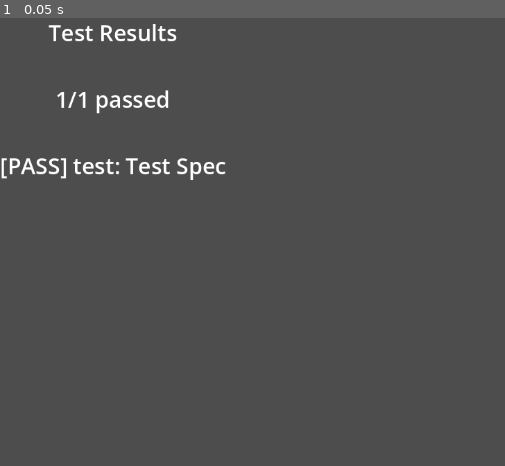
Above: before the commit, frame 1.
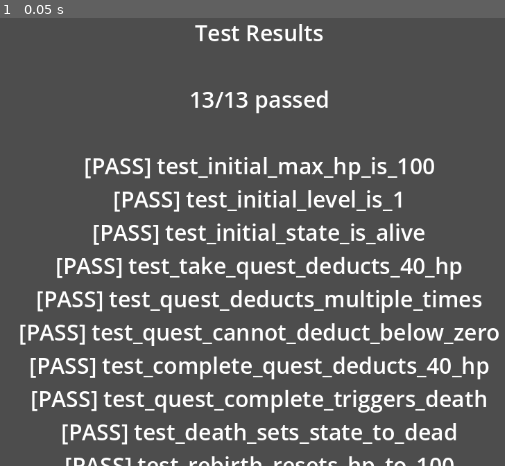
Above: after the commit, the same moment.

Repository: rajahafify/life-well-spent
Game: Godot game, scene res://tests/test_runner.tscn
The game is run twice, just before and just after one commit, with the same random seed, the same clock (stepped at 60 frames per second) and the same inputs. The project has no main scene, so this scene is started directly.
Inputs:
- Up to frame 1 (0.05 s): no input

The runs differ from the first frame. In frame 1, 14% of the frame differs, in the area x 0-99%, y 1-100%.

Commit message:
feat: implement PlayerStats model with full spec suite
- PlayerStats model: HP, level, state, quests, rebirth cycle
- 13 passing specs covering initialization, quest deduction, death, rebirth
- TestRunner: discovers and executes test_*.gd specs via callv()
- Spec helper: check()/check_eq() that warn on failure instead of crashing
- Runner extracts failures via get_failures() for reporting
- Update test runner controller with proper dictionary access

Diff:
--- a/scripts/controllers/test_runner_controller.gd
+++ b/scripts/controllers/test_runner_controller.gd
@@ -1,12 +1,11 @@
 extends Node2D
 
 @onready var _results_label: Label = $UI/ResultsLabel
-var _results: Dictionary = {}
 
 
 func _ready() -> void:
-	_results = TestRunner.run_with_output()
-	_results_label.text = _format_results(_results)
+	var results: Dictionary = TestRunner.run_with_output()
+	_results_label.text = _format_results(results)
 	_results_label.horizontal_alignment = HORIZONTAL_ALIGNMENT_CENTER
 	_results_label.vertical_alignment = VERTICAL_ALIGNMENT_CENTER
 	_results_label.add_theme_font_size_override("font_size", 32)
@@ -14,13 +13,16 @@
 
 func _format_results(results: Dictionary) -> String:
 	var text: String = "Test Results\n\n"
-	text += "%d/%d passed\n\n" % [results.passed, results.total]
+	text += "%d/%d passed\n\n" % [
+		results["passed"],
+		results["total"]
+	]
 
-	for result: Dictionary in results.results:
-		var status: String = "PASS" if result.passed else "FAIL"
-		text += "[%s] %s: %s\n" % [status, result.id, result.title]
-		for failure: String in result.failures:
-			text += "  - %s\n" % failure
+	for result: Dictionary in results["results"]:
+		var status: String = "PASS" if result["passed"] else "FAIL"
+		text += "[%s] %s\n" % [status, result["id"]]
+		for failure: Dictionary in result["failures"]:
+			text += "  ❌ %s\n" % failure["message"]
 
 	return text
 
--- a/scripts/managers/test_runner.gd
+++ b/scripts/managers/test_runner.gd
@@ -1,7 +1,13 @@
+## TestRunner — discovers and executes GDScript-based spec files.
+## Scans tests/specs/ for test_*.gd files, loads the class, runs all
+## test_* methods, and aggregates results.
 class_name TestRunner
+extends Object
 
 const SPEC_DIR: String = "res://tests/specs/"
 
+
+# ── Public API ────────────────────────────────────────────────────────
 
 static func run_all() -> Dictionary:
 	var results: Dictionary = {
@@ -11,80 +17,120 @@
 		"results": []
 	}
 
-	var specs: Array = _load_specs()
+	var spec_files: Array[String] = _discover_specs()
 
-	for spec_data: Dictionary in specs:
-		var result: Dictionary = {
-			"id": spec_data.get("id", ""),
-			"title": spec_data.get("title", ""),
-			"passed": true,
-			"failures": []
-		}
+	for file_path: String in spec_files:
+		var file_results: Array = _run_spec_file(file_path)
+		results["results"].append_array(file_results)
 
-		var criteria: Array = spec_data.get("acceptance_criteria", [])
-		for criterion: String in criteria:
-			var criterion_passed: bool = _evaluate_criterion(criterion)
-			if not criterion_passed:
-				result["passed"] = false
-				result["failures"].append(criterion)
-
-		if result["passed"]:
+	for r: Dictionary in results["results"]:
+		if r["passed"]:
 			results["passed"] += 1
 		else:
 			results["failed"] += 1
 
-		results["results"].append(result)
-
 	results["total"] = results["passed"] + results["failed"]
-
 	return results
 
 
 static func run_with_output() -> Dictionary:
 	var results: Dictionary = run_all()
 
-	for result: Dictionary in results["results"]:
-		var status_str: String = "PASS" if result["passed"] else "FAIL"
-		print("[Spec %s] %s: %s" % [status_str, result["id"], result["title"]])
-		for failure: String in result["failures"]:
-			print("  - %s" % failure)
+	for r: Dictionary in results["results"]:
+		var status: String = "PASS" if r["passed"] else "FAIL"
+		print("[%s] %s" % [status, r["id"]])
+		for failure: Dictionary in r["failures"]:
+			print("  %s" % failure["message"])
 
-	var summary: String = "Results: %d/%d passed" % [results["passed"], results["total"]]
-	print(summary)
-
+	print("\nResults: %d/%d passed" % [results["passed"], results["total"]])
 	return results
 
 
-static func _evaluate_criterion(criterion: String) -> bool:
-	match criterion:
-		"Assert true":
-			assert(true, "criterion failed")
-			return true
-		_:
-			push_warning("unknown criterion: %s" % criterion)
-			return false
+# ── Discovery ─────────────────────────────────────────────────────────
 
-
-static func _load_specs() -> Array:
-	var specs: Array = []
+static func _discover_specs() -> Array[String]:
+	var files: Array[String] = []
 	var dir: DirAccess = DirAccess.open(SPEC_DIR)
 
 	if not dir:
 		push_error("Failed to open spec directory: %s" % SPEC_DIR)
-		return specs
+		return files
 
 	dir.list_dir_begin()
 	var file_name: String = dir.get_next()
 
 	while file_name != "":
-		if file_name.ends_with(".json"):
-			var file_path: String = SPEC_DIR + file_name
-			var file_contents: String = FileAccess.get_file_as_string(file_path)
-			var json_result: Variant = JSON.parse_string(file_contents)
-			if json_result is Dictionary:
-				specs.append(json_result as Dictionary)
+		if file_name.begins_with("test_") and file_name.ends_with(".gd"):
+			files.append(SPEC_DIR + file_name)
 		file_name = dir.get_next()
 
 	dir.list_dir_end()
+	return files
 
-	return specs
+
+# ── Execution ─────────────────────────────────────────────────────────
+
+static func _run_spec_file(file_path: String) -> Array:
+	var results: Array = []
+
+	var script: GDScript = load(file_path)
+	var instance: Object = script.new()
+
+	# class_setup once
+	_try(instance, "class_setup")
+
+	# find test_* methods
+	var tests: Array = _find_test_methods(instance)
+
+	for test_name: String in tests:
+		var test_result: Dictionary = {
+			"passed": true,
+			"id": test_name,
+			"title": test_name,
+			"failures": []
+		}
+
+		# setup
+		_try(instance, "setup")
+
+		# test
+		_try(instance, test_name)
+
+		# Check for failures — specs track them via get_failures()
+		var failures: Array = []
+		if instance.has_method("get_failures"):
+			failures = instance.call("get_failures") as Array
+		if failures.size() > 0:
+			test_result["passed"] = false
+			for failure_msg: String in failures:
+				test_result["failures"].append({
+					"name": test_name,
+					"message": failure_msg
+				})
+
+		# teardown
+		_try(instance, "teardown")
+
+		results.append(test_result)
+
+	instance.free()
+	return results
+
+
+# ── Helpers ───────────────────────────────────────────────────────────
+
+static func _try(target: Object, method: String) -> void:
+	if target.has_method(method):
+		target.callv(method, [])
+
+
+static func _find_test_methods(instance: Object) -> Array:
+	var methods: Array = []
+	var method_list: Array = instance.get_method_list()
+
+	for mi: Dictionary in method_list:
+		var name: String = mi.get("name", "")
+		if name.begins_with("test_") and not name.begins_with("test__"):
+			methods.append(name)
+
+	return methods
--- /dev/null
+++ b/scripts/models/player_stats.gd
@@ -0,0 +1,40 @@
+## PlayerStats — pure business logic for player progression.
+## No Node references. No Godot APIs. Pure data + behavior.
+class_name PlayerStats
+extends Object
+
+# ── State ─────────────────────────────────────────────────────────────
+
+var max_hp: int = 100
+var level: int = 1
+var state: String = "alive"
+var unlocked_facilities: Array[String] = []
+
+# ── Quest ─────────────────────────────────────────────────────────────
+
+const QUEST_HP_COST: int = 40
+
+
+func take_quest() -> void:
+	if state == "dead":
+		return
+	max_hp = max(max_hp - QUEST_HP_COST, 0)
+	if max_hp <= 0:
+		state = "dead"
+
+
+func complete_quest() -> void:
+	if state == "dead":
+		return
+	max_hp = max(max_hp - QUEST_HP_COST, 0)
+	if max_hp <= 0:
+		state = "dead"
+
+
+# ── Rebirth ───────────────────────────────────────────────────────────
+
+func rebirth() -> void:
+	max_hp = 100
+	level = 1
+	state = "alive"
+	# Preserves unlocked_facilities
--- /dev/null
+++ b/tests/specs/test_player_stats.gd
@@ -0,0 +1,127 @@
+# tests/specs/test_player_stats.gd
+# Spec: PlayerStats model — HP, level, death/rebirth cycle
+# Uses check() which warns on failure and tracks it.
+
+class_name TestPlayerStats
+extends Object
+
+var player: PlayerStats
+var _failures: Array[String] = []
+
+
+func class_setup():
+	pass
+
+
+func setup():
+	player = PlayerStats.new()
+	_failures = []
+
+
+func teardown():
+	pass
+
+
+func get_failures() -> Array[String]:
+	return _failures.duplicate()
+
+
+func check(condition: bool, msg: String) -> bool:
+	if not condition:
+		_failures.append(msg)
+		return false
+	return true
+
+
+func check_eq(got, expected, msg: String) -> bool:
+	if not (got == expected):
+		_failures.append("%s (got %s, expected %s)" % [msg, got, expected])
+		return false
+	return true
+
+
+# ─── Initialization ──────────────────────────────────────────────────
+
+func test_initial_max_hp_is_100():
+	check_eq(player.max_hp, 100, "max_hp should be 100")
+
+
+func test_initial_level_is_1():
+	check_eq(player.level, 1, "level should be 1")
+
+
+func test_initial_state_is_alive():
+	check_eq(player.state, "alive", "state should be 'alive'")
+
+
+# ─── Quest Deductions ────────────────────────────────────────────────
+
+func test_take_quest_deducts_40_hp():
+	player.take_quest()
+	check_eq(player.max_hp, 60, "max_hp should be 60 after quest")
+
+
+func test_quest_deducts_multiple_times():
+	player.max_hp = 100
+	player.take_quest()
+	player.take_quest()
+	check_eq(player.max_hp, 20, "max_hp should be 20 after two quests")
+
+
+func test_quest_cannot_deduct_below_zero():
+	player.max_hp = 40
+	player.take_quest()
+	check_eq(player.max_hp, 0, "max_hp should be 0")
+	check_eq(player.state, "dead", "state should be 'dead'")
+	player.take_quest()
+	check_eq(player.max_hp, 0, "max_hp should stay at 0")
+
+
+# ─── Quest Completion ────────────────────────────────────────────────
+
+func test_complete_quest_deducts_40_hp():
+	player.complete_quest()
+	check_eq(player.max_hp, 60, "max_hp should be 60 after quest complete")
+
+
+func test_quest_complete_triggers_death():
+	player.max_hp = 40
+	player.complete_quest()
+	check_eq(player.max_hp, 0, "max_hp should be 0")
+	check_eq(player.state, "dead", "state should be 'dead'")
+
+
+# ─── Death and Rebirth ───────────────────────────────────────────────
+
+func test_death_sets_state_to_dead():
+	player.max_hp = 40
+	player.take_quest()
+	check_eq(player.state, "dead", "state should be 'dead' after death")
+
+
+func test_rebirth_resets_hp_to_100():
+	player.max_hp = 40
+	player.take_quest()
+	player.rebirth()
+	check_eq(player.max_hp, 100, "max_hp should be 100 after rebirth")
+
+
+func test_rebirth_resets_level_to_1():
+	player.level = 5
+	player.rebirth()
+	check_eq(player.level, 1, "level should be 1 after rebirth")
+
+
+func test_rebirth_resets_state_to_alive():
+	player.max_hp = 40
+	player.take_quest()
+	player.rebirth()
+	check_eq(player.state, "alive", "state should be 'alive' after rebirth")
+
+
+func test_rebirth_preserves_unlocked_facilities():
+	player.unlocked_facilities.append("workshop")
+	player.max_hp = 40
+	player.take_quest()
+	player.rebirth()
+	check("workshop" in player.unlocked_facilities, "workshop should survive rebirth")
Not shown, added: scripts/models/player_stats.gd.uid
Not shown, added: tests/specs/test_player_stats.gd.uid
